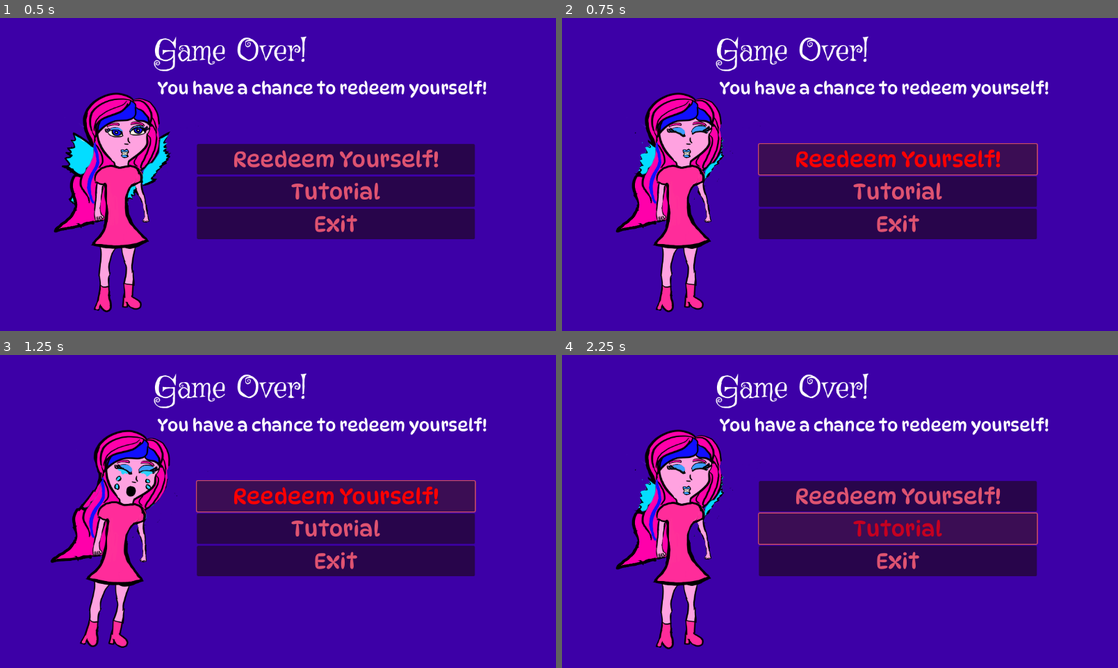
Above: before the commit, frames 1-4 (two rows, left to right).
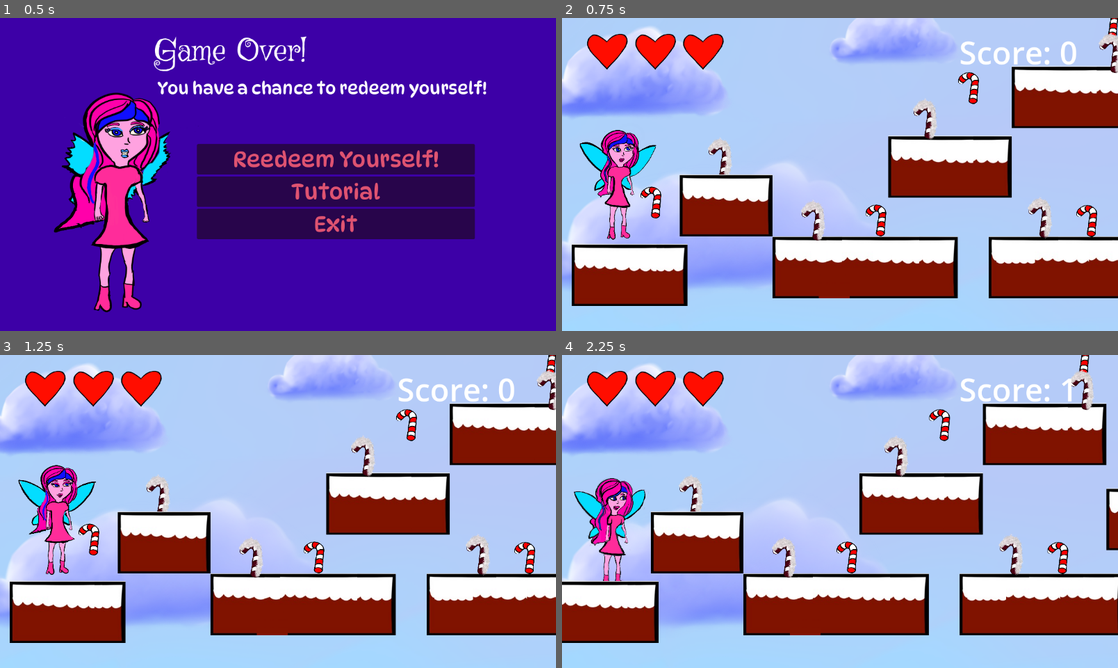
Above: after the commit, the same moments.

Repository: mhorowitz9/MiriCapstoneGameVideoGameDesign
Game: Godot game, scene res://GameOver.tscn
The game is run twice, just before and just after one commit, with the same random seed, the same clock (stepped at 60 frames per second) and the same inputs. This scene is started directly instead of the project's main scene.
Inputs (mouse positions are in pixels of both pictures, inside the frame that each line leads up to):
- Up to frame 1 (0.5 s): no input
- Up to frame 2 (0.75 s): click "Reedeem Yourself!" at 0.5 s
- Up to frame 3 (1.25 s): no input
- Up to frame 4 (2.25 s): click (895, 527) at 1.25 s, where only the run before the commit has a clickable "Tutorial"; hold Right (ui_right) from 2.03 s (still down)

Frame 1 is identical in both runs. In frame 2, 100% of the frame differs, in the area x 0-100%, y 0-100%; in frame 3, 100%; in frame 4, 100%.

Commit message:
updatedscene

Diff:
--- a/miricapstonegamevideogamedesign/GameOver.tscn
+++ b/miricapstonegamevideogamedesign/GameOver.tscn
@@ -1,10 +1,12 @@
-[gd_scene load_steps=4 format=3 uid="uid://bsb0gpt3uh6hx"]
+[gd_scene load_steps=5 format=3 uid="uid://bsb0gpt3uh6hx"]
 
 [ext_resource type="PackedScene" uid="uid://d13fmogvp6y1c" path="res://loseanimation.tscn" id="1_gtlc2"]
+[ext_resource type="Script" path="res://game_overscript.gd" id="1_lu851"]
 [ext_resource type="FontFile" uid="uid://dadah37u478b1" path="res://Griffy-Regular.ttf" id="1_us7wf"]
 [ext_resource type="FontFile" uid="uid://bobg3qg8orbv6" path="res://DynaPuff-VariableFont_wdth,wght.ttf" id="2_yqlf8"]
 
 [node name="GameOver" type="Node2D"]
+script = ExtResource("1_lu851")
 
 [node name="ColorRect" type="ColorRect" parent="."]
 anchors_preset = 8
@@ -102,3 +104,7 @@
 theme_override_fonts/font = ExtResource("2_yqlf8")
 theme_override_font_sizes/font_size = 45
 text = "Exit"
+
+[connection signal="pressed" from="Loseanimation/MarginContainer/VBoxContainer/Start" to="." method="_on_start_pressed"]
+[connection signal="pressed" from="Loseanimation/MarginContainer/VBoxContainer/Tutorial" to="." method="_on_tutorial_pressed"]
+[connection signal="pressed" from="Loseanimation/MarginContainer/VBoxContainer/Exit" to="." method="_on_exit_pressed"]
--- /dev/null
+++ b/miricapstonegamevideogamedesign/game_overscript.gd
@@ -0,0 +1,13 @@
+extends Node2D  # Using Node2D as root for a 2D scene
+
+# Function to change to the main game scene when "Start" button is pressed
+func _on_start_pressed() -> void:
+	get_tree().change_scene_to_file("res://mainscene.tscn")
+
+# Function to change to the tutorial scene when "Tutorial" button is pressed
+func _on_tutorial_pressed() -> void:
+	get_tree().change_scene_to_file("res://tutorial.tscn")
+
+# Function to quit the game when "Exit" button is pressed
+func _on_exit_pressed() -> void:
+	get_tree().quit()  # This will exit the game
--- a/miricapstonegamevideogamedesign/project.godot
+++ b/miricapstonegamevideogamedesign/project.godot
@@ -11,7 +11,7 @@
 [application]
 
 config/name="MiriCapstoneGameVideoGameDesign"
-run/main_scene="res://mainscene.tscn"
+run/main_scene="res://mainmenu.tscn"
 config/features=PackedStringArray("4.3", "GL Compatibility")
 config/icon="res://assests/icon.svg"
 
--- /dev/null
+++ b/miricapstonegamevideogamedesign/tutorial.gd
@@ -0,0 +1,14 @@
+extends Control
+
+
+
+func _on_start_pressed() -> void:
+	get_tree().change_scene_to_file("res://mainscene.tscn")
+
+
+func _on_tutorial_pressed() -> void:
+	pass # Replace with function body.
+	get_tree().change_scene_to_file("res://tutorial.tscn")
+
+func _on_exit_pressed() -> void:
+	get_tree().quit()
--- a/miricapstonegamevideogamedesign/tutorial.tscn
+++ b/miricapstonegamevideogamedesign/tutorial.tscn
@@ -1,4 +1,8 @@
-[gd_scene format=3 uid="uid://dtsic7xrksyil"]
+[gd_scene load_steps=4 format=3 uid="uid://dtsic7xrksyil"]
+
+[ext_resource type="FontFile" uid="uid://dadah37u478b1" path="res://Griffy-Regular.ttf" id="1_n5wgb"]
+[ext_resource type="Script" path="res://tutorial.gd" id="1_udope"]
+[ext_resource type="FontFile" uid="uid://bobg3qg8orbv6" path="res://DynaPuff-VariableFont_wdth,wght.ttf" id="2_jedre"]
 
 [node name="Tutorial" type="Control"]
 layout_mode = 3
@@ -7,3 +11,88 @@
 anchor_bottom = 1.0
 grow_horizontal = 2
 grow_vertical = 2
+script = ExtResource("1_udope")
+
+[node name="ColorRect" type="ColorRect" parent="."]
+layout_mode = 0
+offset_left = -42.0
+offset_right = 1491.0
+offset_bottom = 803.0
+color = Color(0.868848, 0.592044, 0.826319, 1)
+
+[node name="MarginContainer" type="MarginContainer" parent="."]
+layout_mode = 1
+anchors_preset = 8
+anchor_left = 0.5
+anchor_top = 0.5
+anchor_right = 0.5
+anchor_bottom = 0.5
+offset_left = -546.0
+offset_top = 184.0
+offset_right = 52.0
+offset_bottom = 685.0
+grow_horizontal = 2
+grow_vertical = 2
+
+[node name="VBoxContainer" type="VBoxContainer" parent="MarginContainer"]
+layout_mode = 2
+
+[node name="Label" type="Label" parent="MarginContainer/VBoxContainer"]
+visible = false
+layout_mode = 2
+size_flags_horizontal = 4
+theme_override_colors/font_color = Color(1, 1, 1, 1)
+theme_override_colors/font_outline_color = Color(0.96366, 0, 0.488862, 1)
+theme_override_fonts/font = ExtResource("1_n5wgb")
+theme_override_font_sizes/font_size = 75
+text = "Sugar Fairy Quest"
+
+[node name="Start" type="Button" parent="MarginContainer/VBoxContainer"]
+modulate = Color(1, 0.372388, 0.504611, 1)
+layout_mode = 2
+theme_override_colors/font_hover_pressed_color = Color(0.999539, 0, 0.0501804, 1)
+theme_override_colors/font_hover_color = Color(1, 0, 0, 1)
+theme_override_colors/font_outline_color = Color(0.924485, 4.25476e-05, 0.67414, 1)
+theme_override_fonts/font = ExtResource("2_jedre")
+theme_override_font_sizes/font_size = 45
+text = "Let’s save the kingdom! ✨"
+
+[node name="Tutorial" type="Button" parent="MarginContainer/VBoxContainer"]
+visible = false
+modulate = Color(1, 0.372388, 0.504611, 1)
+layout_mode = 2
+theme_override_colors/font_hover_pressed_color = Color(0.776074, 0, 0.249838, 1)
+theme_override_colors/font_hover_color = Color(0.776074, 0, 0.249838, 1)
+theme_override_colors/font_outline_color = Color(0.92549, 0, 0.67451, 1)
+theme_override_fonts/font = ExtResource("2_jedre")
+theme_override_font_sizes/font_size = 45
+text = "Tutorial"
+
+[node name="Exit" type="Button" parent="MarginContainer/VBoxContainer"]
+modulate = Color(1, 0.372388, 0.504611, 1)
+layout_mode = 2
+theme_override_colors/font_hover_pressed_color = Color(0.776074, 0, 0.249838, 1)
+theme_override_colors/font_hover_color = Color(0.776074, 0, 0.249838, 1)
+theme_override_colors/font_outline_color = Color(0.92549, 0, 0.67451, 1)
+theme_override_fonts/font = ExtResource("2_jedre")
+theme_override_font_sizes/font_size = 45
+text = "Exit"
+
+[node name="Label" type="Label" parent="."]
+layout_mode = 0
+offset_left = 30.0
+offset_top = 38.0
+offset_right = 3032.0
+offset_bottom = 728.0
+theme_override_fonts/font = ExtResource("2_jedre")
+theme_override_font_sizes/font_size = 32
+text = "Welcome, Sugar Fairy! 🧚‍♀️
+
+- Arrow Keys to move left and right
+- Spacebar to fly ✨
+
+Mission:
+Earn your Master Wings and save the Candy Kingdom from eternal winter.
+
+- Collect Sweet Candy Canes to fuel your journey 🍬
+- Avoid Frozen Candy Canes—they'll take one of your 3 lives ❄️"
